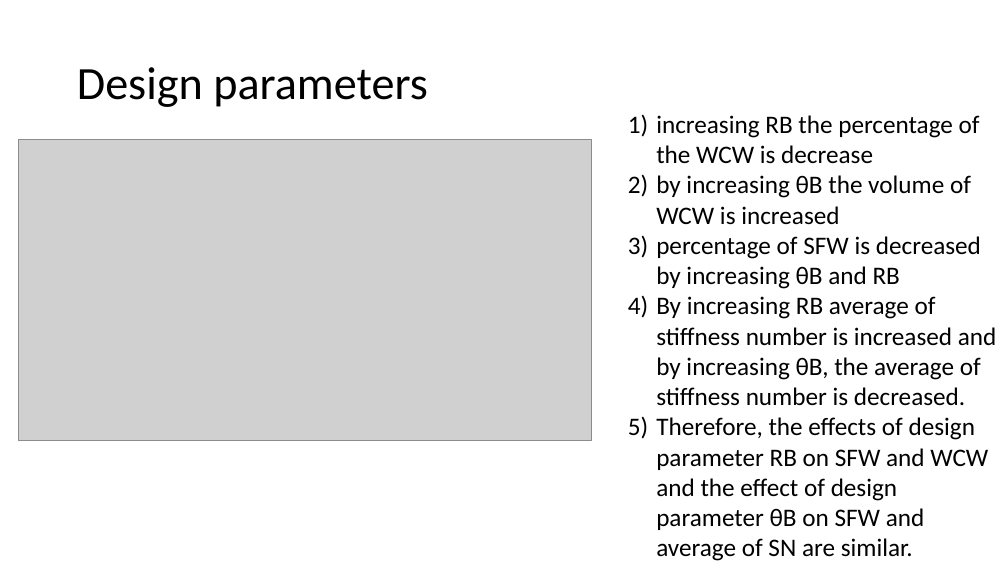
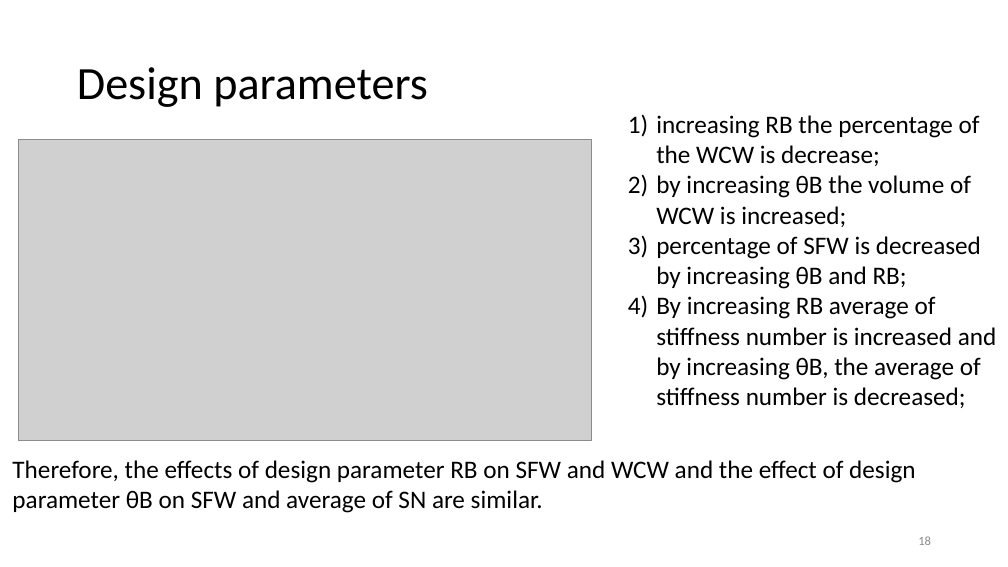
Before and after one commit to UralmashFox/VJM_MSA, a slide deck: slide 18 of paper.pptx. Drawn at 1008x567 pixels with LibreOffice and Linux fonts; fonts in the diff are those of the drawing; grey boxes stand for pictures. Boxes give left, top, right and bottom in pixels: in the first picture for what was removed or moved away, otherwise in the second. Text is boxed around its words. In the diff, an @@ line names an element or a change of style, - is before the commit and + after.

```diff
--- a/paper.pptx
+++ b/paper.pptx
@@ text at (656, 115, 997, 408): text changed @@
-1) increasing RB the percentage of the WCW is decrease
-2) by increasing θB the volume of WCW is increased
-3) percentage of SFW is decreased by increasing θB and RB
-4) By increasing RB average of stiffness number is increased and by increasing θB, the average of stiffness number is decreased.
-5) Therefore, the effects of design parameter RB on SFW and WCW and the effect of design parameter θB on SFW and average of SN are similar.
+1) increasing RB the percentage of the WCW is decrease;
+2) by increasing θB the volume of WCW is increased;
+3) percentage of SFW is decreased by increasing θB and RB;
+4) By increasing RB average of stiffness number is increased and by increasing θB, the average of stiffness number is decreased;
@@ text added at (12, 460, 915, 513), 24 pt, text #000000 @@
+Therefore, the effects of design parameter RB on SFW and WCW and the effect of design parameter θB on SFW and average of SN are similar.
@@ page number added at (918, 536, 931, 545), 12 pt, text #8C8C8C @@
+18
```
Also in this commit, not shown: 19 other slides changed, 1 slide added, 1 slide removed, 1 other file.
